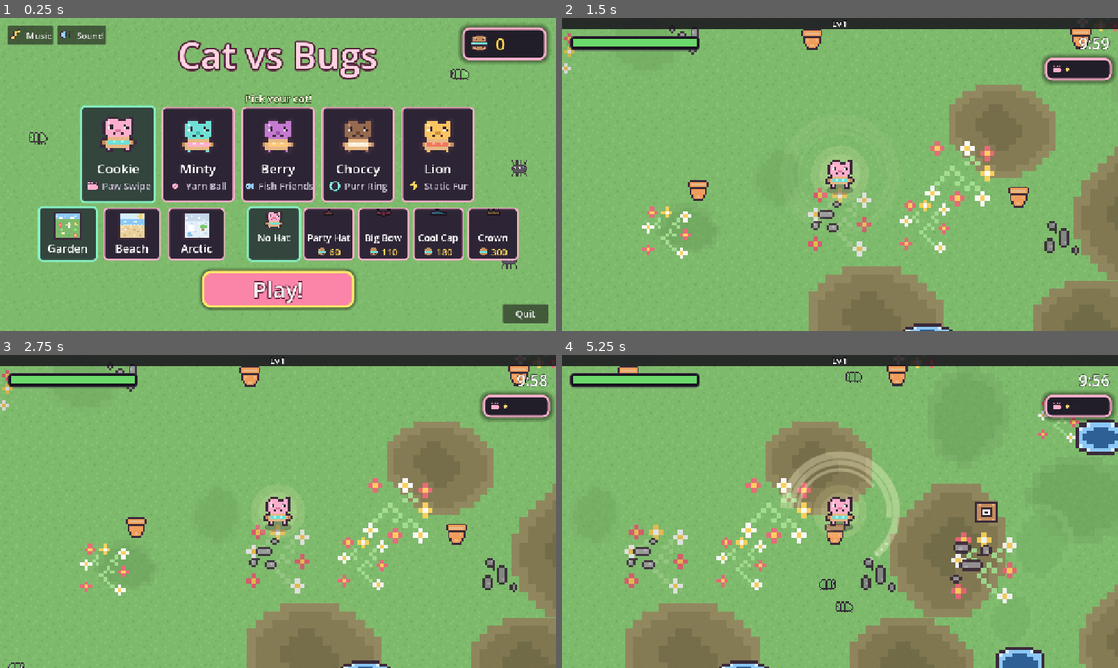
Above: before the commit, frames 1-4 (two rows, left to right).
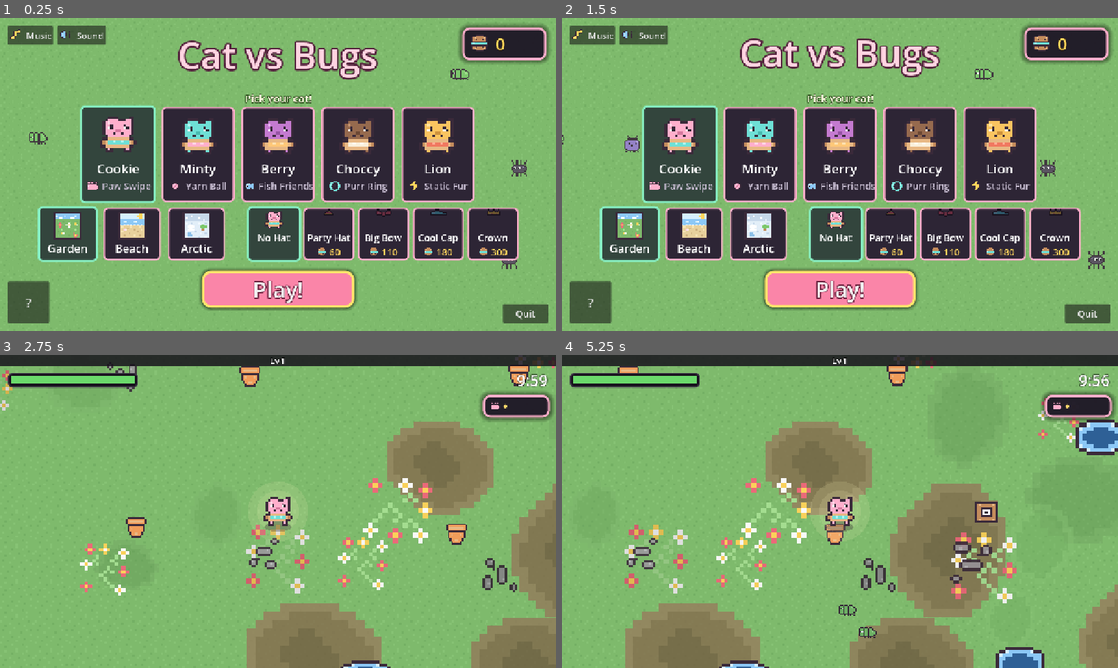
Above: after the commit, the same moments.

Repository: lukew-cogapp/cookie-cat
Game: Godot game, scene res://scenes/start_screen.tscn
The game is run twice, just before and just after one commit, with the same random seed, the same clock (stepped at 60 frames per second) and the same inputs.
Inputs (mouse positions are in pixels of both pictures, inside the frame that each line leads up to):
- Up to frame 1 (0.25 s): no input
- Up to frame 2 (1.5 s): click (589, 302) at 0.5 s, where only the run after the commit has a clickable "?"; click (840, 299) at 1.25 s, where only the run after the commit has a clickable "Back"
- Up to frame 3 (2.75 s): click (278, 627) at 2 s, where only the run after the commit has a clickable "Play!"
- Up to frame 4 (5.25 s): tap Enter at 2.75 s; move the mouse to (962, 495) at 2.77 s; hold D (move_right) 2.78-3.5 s; tap Space (confirm) at 2.85 s; click (962, 495) at 2.92 s; drag from (728, 527) to (812, 574) at 3.52 s; move the mouse to (895, 442) at 4.27 s; hold D (move_right) 4.28-5 s; tap Alt at 4.35 s; drag from (812, 574) to (673, 464) at 5.02 s

The runs differ from the first frame. In frame 1, 1.0% of the frame differs, in the area x 1-9%, y 84-98%; in frame 2, 57%, in the area x 0-100%, y 0-100%; in frame 3, less than 0.1%; in frame 4, 1.8%.

Commit message:
Make the game fit a phone, and ship Godot's licence
Buttons sized to a real finger: a Button with no minimum is only as
tall as its text, and "Give up" at font 22 is a third of what a small
hand can reliably hit. The top readouts inset past a notch or a gesture
bar, which is a no-op on a screen with nothing in the way.

MIT asks that the licence text travel with anything built on the engine
and there was nowhere to read it, so the start screen gets an About
panel. It reads its text from the engine rather than a copy here.

minSdk is pinned at 30 rather than inherited: Godot defaults to 24,
which is a ten year old phone that would run this badly.

Diff:
--- a/scripts/hud.gd
+++ b/scripts/hud.gd
@@ -37,6 +37,13 @@
 	_paused.visible = false
 	_resume.pressed.connect(_unpause)
 	_quit.pressed.connect(_restart)
+	# Sized here rather than in the scene, so the floor holds whatever the font
+	# does. A Button with no minimum is only as tall as its text, and "Give up"
+	# at font 22 is a third of what a small finger can reliably hit.
+	for b: Button in [_resume, _quit, _again]:
+		b.custom_minimum_size.y = maxf(b.custom_minimum_size.y, Tuning.MIN_TOUCH)
+	_inset_for_cutouts()
+	get_viewport().size_changed.connect(_inset_for_cutouts)
 	_refresh()
 
 
@@ -464,3 +471,28 @@
 	# feels they lost stops asking to play.
 	var head := "You did it!" if won else "Nice try!"
 	_over_text.text = "%s\n\nBugs bopped: %d\nLevel reached: %d" % [head, Run.kills, Run.level]
+
+
+## Pushes the corner readouts clear of a notch or a gesture bar.
+##
+## `get_display_safe_area` is Android and iOS only, but it falls back to the
+## whole usable rect everywhere else, so this needs no platform check and is a
+## no-op on a screen with nothing in the way. The insets come back in pixels
+## and the HUD is laid out in design units, so they are divided by the scale
+## the stretch mode is applying.
+func _inset_for_cutouts() -> void:
+	var safe := DisplayServer.get_display_safe_area()
+	var whole := DisplayServer.screen_get_usable_rect()
+	if safe.size.x <= 0 or whole.size.x <= 0:
+		return
+	var scale := float(get_viewport().size.x) / float(Tuning.DESIGN_WIDTH)
+	if scale <= 0.0:
+		return
+	var left := float(safe.position.x - whole.position.x) / scale
+	var right := float(whole.end.x - safe.end.x) / scale
+	var top := float(safe.position.y - whole.position.y) / scale
+	var bar: MarginContainer = $Top
+	bar.add_theme_constant_override("margin_left", int(Tuning.HUD_EDGE_PAD + left))
+	bar.add_theme_constant_override("margin_right", int(Tuning.HUD_EDGE_PAD + right))
+	bar.offset_top = Tuning.HUD_TOP + top
+	bar.offset_bottom = Tuning.HUD_TOP + top + Tuning.HUD_BAR_HEIGHT
--- a/scripts/start_screen.gd
+++ b/scripts/start_screen.gd
@@ -52,6 +52,7 @@
 	# twice is worse than no button.
 	_quit.visible = OS.get_name() != "Web"
 	_quit.pressed.connect(_quit_game)
+	_build_licence()
 	Save.changed.connect(_refresh)
 	_build_cards()
 	_build_map_cards()
@@ -566,3 +567,75 @@
 	var t := create_tween()
 	t.tween_property(bug, "position:x", to_x, secs)
 	t.tween_callback(_launch_bug.bind(bug, false))
+
+
+## Godot is MIT, which asks that the licence text travel with anything built on
+## it. A child will never open this, and that is fine: the requirement is that
+## it is available, not that it is read. The engine hands over its own text and
+## its bundled third-party notices, so nothing here has to be kept in step by
+## hand.
+func _build_licence() -> void:
+	var open := Button.new()
+	open.text = "?"
+	open.name = "About"
+	open.custom_minimum_size = Vector2(Tuning.MIN_TOUCH, Tuning.MIN_TOUCH)
+	open.set_anchors_preset(Control.PRESET_BOTTOM_LEFT)
+	open.offset_left = Tuning.START_EDGE_PAD
+	open.offset_top = -(Tuning.MIN_TOUCH + Tuning.START_EDGE_PAD)
+	open.offset_right = Tuning.MIN_TOUCH + Tuning.START_EDGE_PAD
+	open.offset_bottom = -Tuning.START_EDGE_PAD
+	open.add_theme_font_size_override("font_size", Tuning.TEXT_BODY)
+	add_child(open)
+
+	var panel := PanelContainer.new()
+	panel.name = "About"
+	panel.visible = false
+	# The shared modal style, or the panel draws nothing and the licence sits
+	# unreadable over the cat cards.
+	panel.add_theme_stylebox_override("panel", preload("res://ui/panel.tres"))
+	panel.set_anchors_preset(Control.PRESET_FULL_RECT)
+	add_child(panel)
+
+	var pad := MarginContainer.new()
+	for side in ["left", "top", "right", "bottom"]:
+		pad.add_theme_constant_override("margin_" + side, Tuning.START_EDGE_PAD)
+	panel.add_child(pad)
+
+	var col := VBoxContainer.new()
+	pad.add_child(col)
+
+	var scroll := ScrollContainer.new()
+	scroll.size_flags_vertical = Control.SIZE_EXPAND_FILL
+	col.add_child(scroll)
+
+	var text := Label.new()
+	text.text = "%s\n\n%s" % [Engine.get_license_text(), _third_party()]
+	text.autowrap_mode = TextServer.AUTOWRAP_WORD_SMART
+	text.size_flags_horizontal = Control.SIZE_EXPAND_FILL
+	text.add_theme_font_size_override("font_size", Tuning.TEXT_SMALL)
+	scroll.add_child(text)
+
+	var close := Button.new()
+	close.text = "Back"
+	close.custom_minimum_size.y = Tuning.MIN_TOUCH
+	close.add_theme_font_size_override("font_size", Tuning.TEXT_BODY)
+	col.add_child(close)
+
+	open.pressed.connect(func() -> void:
+		panel.visible = true
+		close.grab_focus()
+	)
+	close.pressed.connect(func() -> void:
+		panel.visible = false
+		_play.grab_focus()
+	)
+
+
+## The engine's bundled components, several of which ask for attribution by
+## name. Read from the engine rather than listed here, so upgrading Godot
+## cannot leave this claiming something untrue.
+func _third_party() -> String:
+	var names: Array[String] = []
+	for part: Dictionary in Engine.get_copyright_info():
+		names.append(String(part["name"]))
+	return "Also includes: %s." % ", ".join(names)
--- a/scripts/tuning.gd
+++ b/scripts/tuning.gd
@@ -979,6 +979,12 @@
 ## to stay readable to someone who cannot read it.
 const START_AUDIO_OFF_ALPHA := 0.4
 
+## Android asks for 48dp on anything tappable, and a five-year-old's aim is
+## worse than the adult that number was written for. The design height is 720,
+## so on a 720-tall phone at 320dpi one dp is two design units: 96 covers the
+## smallest screen this will meet, and is generous on anything larger.
+const MIN_TOUCH := 96.0
+
 const START_CARD_SIZE := Vector2(168, 212)
 ## All 16x16 art, scaled by whole numbers so the pixels stay square: the cat
 ## at 6x, weapon and cost icons at 2x, the cookie counter and bugs at 3x.
@@ -1016,6 +1022,15 @@
 ## And between the map group and the hat group, so they read as two things to
 ## choose from rather than one row of eight.
 const START_BAND_GAP := 56.0
+## The inset the start screen's corner controls already sit at in the scene.
+const START_EDGE_PAD := 18.0
+
+## The HUD's own geometry, matching what `hud.tscn` sets, so the safe-area
+## inset has something to add to rather than a literal in two places.
+const DESIGN_WIDTH := 1280.0
+const HUD_EDGE_PAD := 18.0
+const HUD_TOP := 32.0
+const HUD_BAR_HEIGHT := 52.0
 ## The floor on that shrinking. Below this the cards are too small to tap on a
 ## phone, and a strip that will not fit is better cropped than unusable: the
 ## widths in play only reach here on a window nobody plays on.
Not shown, changed: export_presets.cfg
